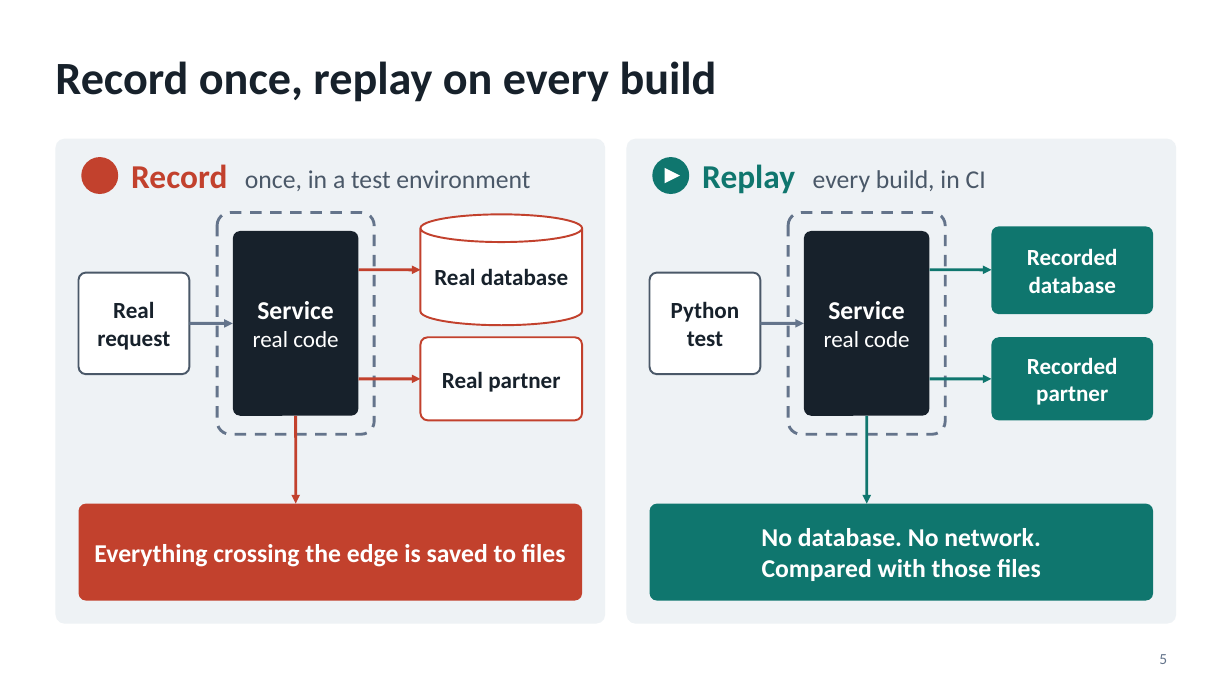
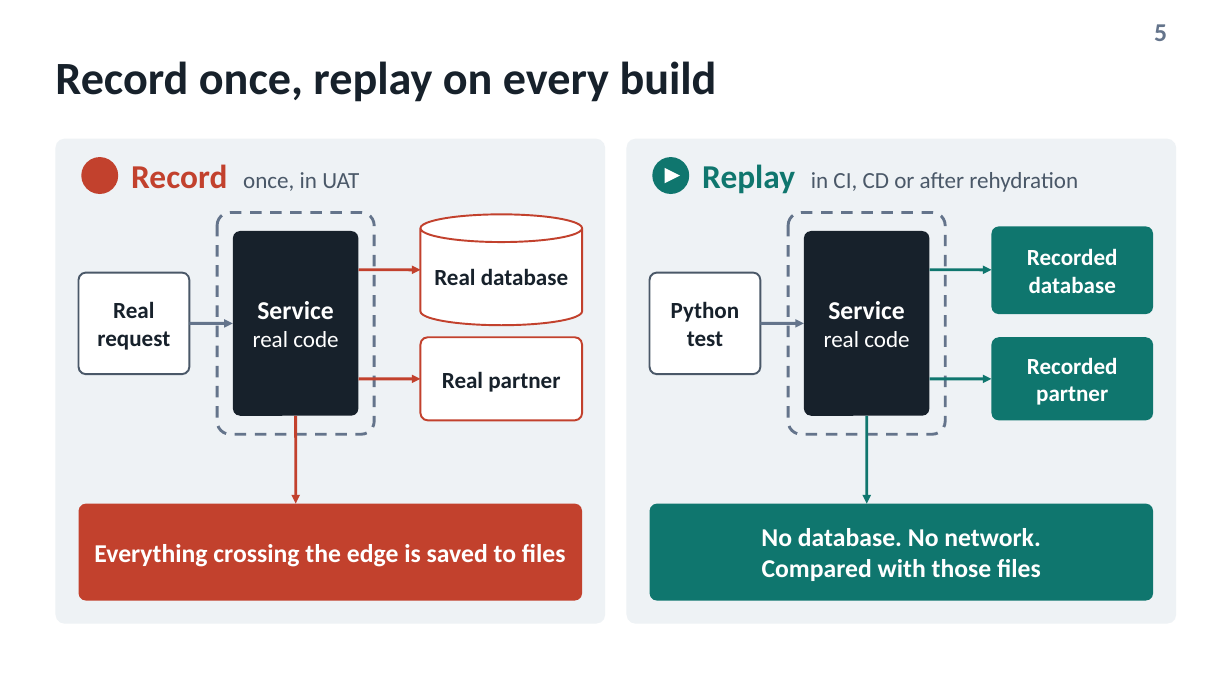
Before and after one commit to mgavr/regtests-prototype, a slide deck: slide 5 of docs/presentation/regtests-prototype.pptx. Drawn at 1232x693 pixels with LibreOffice and Linux fonts; fonts in the diff are those of the drawing. Boxes give left, top, right and bottom in pixels: in the first picture for what was removed or moved away, otherwise in the second. Text is boxed around its words. In the diff, an @@ line names an element or a change of style, - is before the commit and + after.

```diff
--- a/docs/presentation/regtests-prototype.pptx
+++ b/docs/presentation/regtests-prototype.pptx
@@ page number: place and size @@
-page number at bbox=[1159, 654, 1167, 664]
+page number at bbox=[1154, 24, 1167, 41]
@@ page number at bbox=[1154, 24, 1167, 41]: size 12 to 20 pt, bold on @@
@@ text at bbox=[131, 164, 359, 191]: text changed; size 20 to 18 pt @@
-Record once, in a test environment
+Record once, in UAT
@@ text at bbox=[702, 164, 1078, 194]: text changed; size 20 to 18 pt @@
-Replay every build, in CI
+Replay in CI, CD or after rehydration
```
Also in this commit, not shown: 10 other slides changed, 1 slide added, 2 other files.
